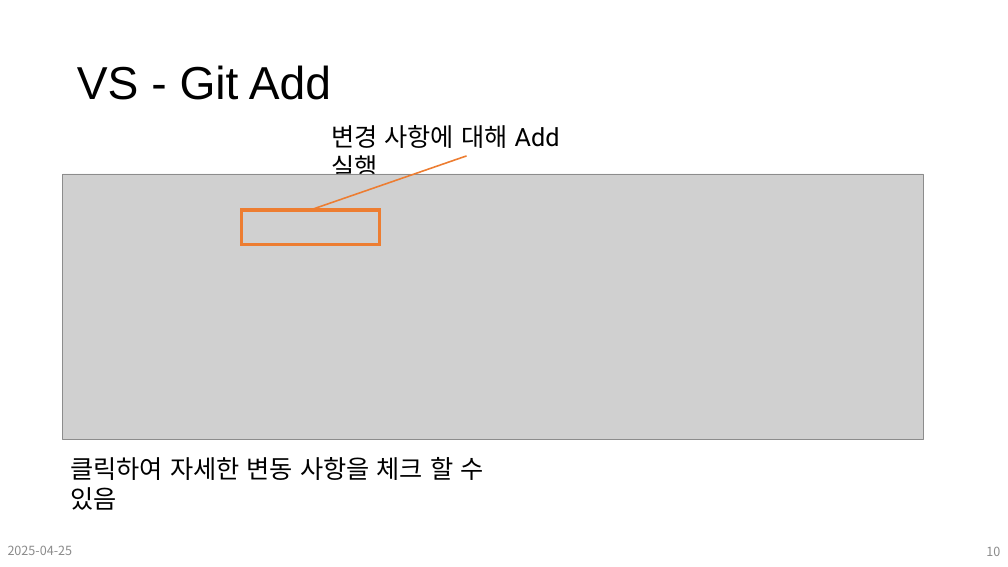
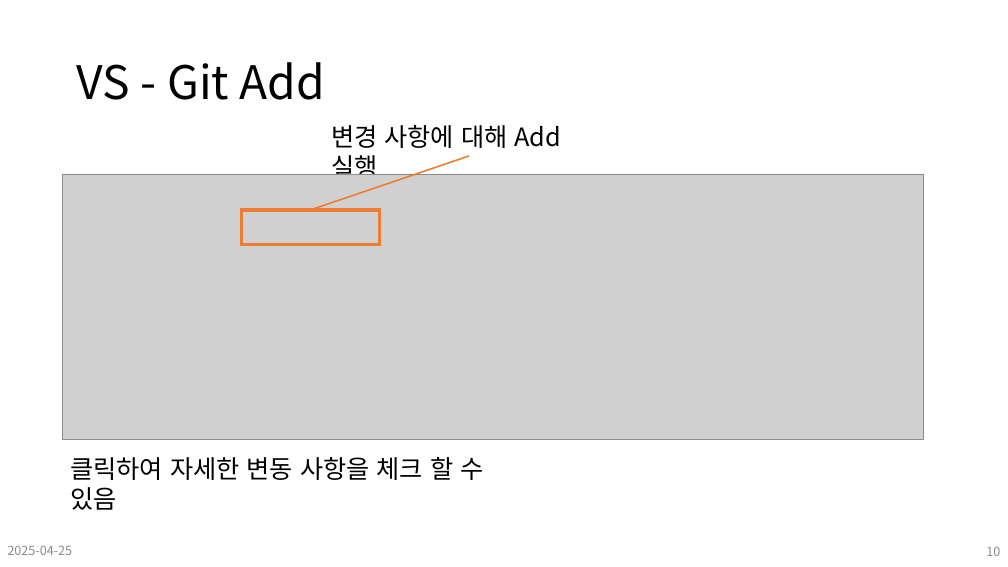
Before and after one commit to Leader-Lesson/KDT_SF_Short_5th, a slide deck: slide 10 of material/07_CSharp_VS_Git.pptx. Drawn at 1008x567 pixels with LibreOffice and Linux fonts; fonts in the diff are those of the drawing; grey boxes stand for pictures; background and template pictures are left out. Boxes give left, top, right and bottom in pixels: in the first picture for what was removed or moved away, otherwise in the second. Text is boxed around its words. In the diff, an @@ line names an element or a change of style, - is before the commit and + after.

```diff
--- a/material/07_CSharp_VS_Git.pptx
+++ b/material/07_CSharp_VS_Git.pptx
@@ title "VS - Git Add" at [77, 62, 324, 100]: font Arial to Noto Sans CJK KR @@
@@ text "변경 사항에 대해 Add 실행" at [331, 125, 562, 175]: font Roboto to Noto Sans CJK KR @@
@@ line moved from (467, 156) - (311, 210) to (470, 156) - (311, 210) @@
```
Also in this commit, not shown: 23 other slides changed, 13 other files.
